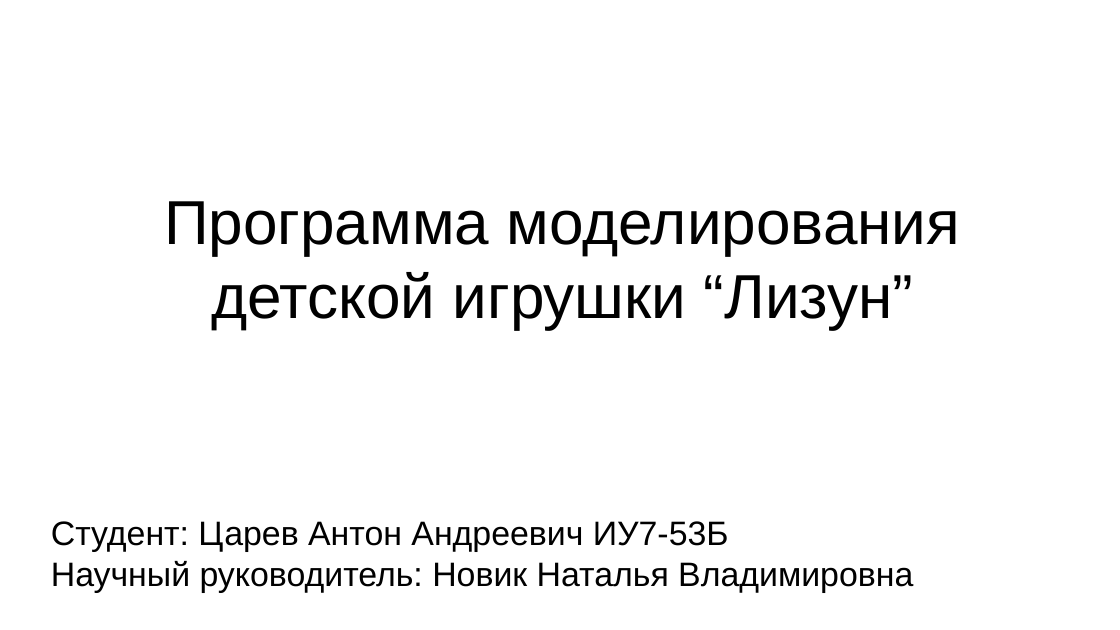
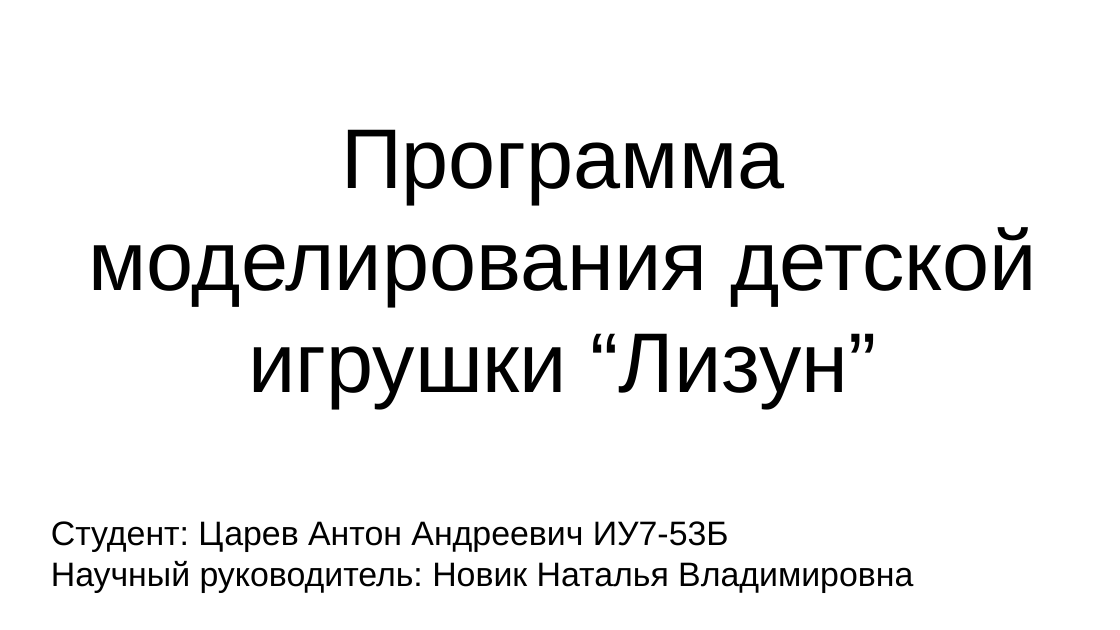
Before and after one commit to agarmirus/slime_toy_course_project, a slide deck: slide 1 of docs/pres/pres.odp. Drawn at 1120x630 pixels with LibreOffice and Linux fonts; fonts in the diff are those of the drawing. Boxes give left, top, right and bottom in pixels: in the first picture for what was removed or moved away, otherwise in the second. Text is boxed around its words. In the diff, an @@ line names an element or a change of style, - is before the commit and + after.

```diff
--- a/docs/pres/pres.odp
+++ b/docs/pres/pres.odp
@@ title "Программа моделирования детской игрушки “Лизун”": place and size @@
-title "Программа моделирования детской игрушки “Лизун”" at [164, 201, 960, 329]
+title "Программа моделирования детской игрушки “Лизун”" at [88, 129, 1037, 406]
@@ title "Программа моделирования детской игрушки “Лизун”" at [88, 129, 1037, 406]: size 44 to 60 pt @@
```
Also in this commit, not shown: 13 other slides changed, 12 other files.
